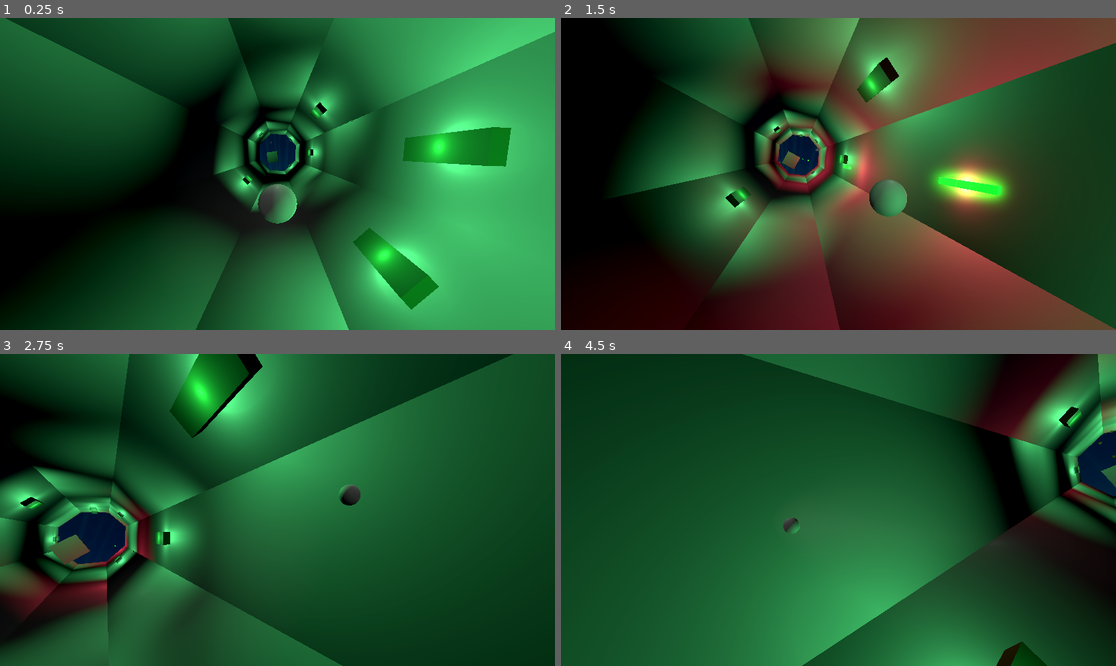
Above: before the commit, frames 1-4 (two rows, left to right).
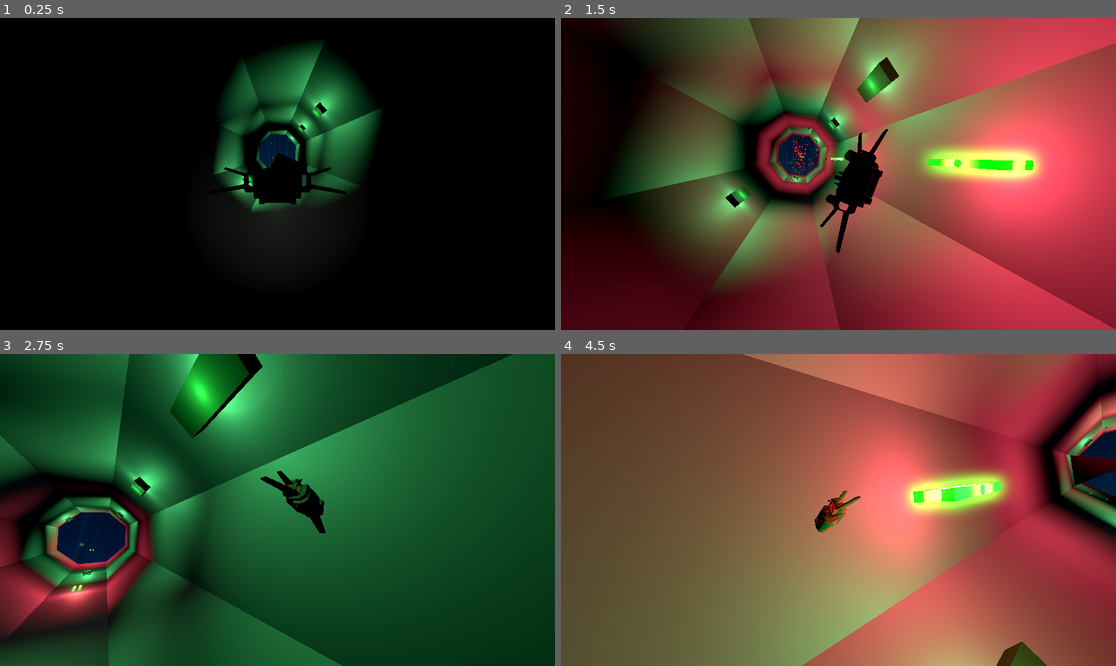
Above: after the commit, the same moments.

Repository: ilyaev/godot-tunnel-wave
Game: Godot game, scene res://world.tscn
Two runs of this game, one before a commit and one after it. Both use one fixed random seed, a clock stepped at 60 frames per second and the inputs below.
Inputs:
- Up to frame 1 (0.25 s): no input
- Up to frame 2 (1.5 s): tap Enter (ui_accept) at 0.5, 0.6, 0.77, 1.07, 1.35 s; hold Right (ui_right) 0.53-1.28 s; hold Down (ui_down) from 1.28 s (still down)
- Up to frame 3 (2.75 s): tap Enter (ui_accept) at 1.52, 1.82, 2.1 s; release Down (ui_down) at 2.03 s; hold Right (ui_right) from 2.03 s (still down)
- Up to frame 4 (4.5 s): release Right (ui_right) at 2.78 s; hold Up (ui_up) 2.78-3.53 s; tap Enter (ui_accept) at 2.85, 3.02, 3.32, 3.6, 3.77, 4.07, 4.35 s; hold Left (ui_left) from 3.53 s (still down)

The runs differ from the first frame. In frame 1, 78% of the frame differs, in the area x 0-100%, y 0-100%; in frame 2, 87%; in frame 3, 22%; in frame 4, 99%.

Commit message:
feat: player ship model and movements

Diff:
--- a/enemies/enemies.gd
+++ b/enemies/enemies.gd
@@ -6,8 +6,8 @@
 
 var enemy = preload("res://enemies/enemy.tscn")
 
-func n21(vector2):
-	return GlobalNoise.n21(vector2)
+func n21(x, y):
+	return GlobalNoise.r21(x, y)
 
 func _process(delta):
 	for i in  range(get_child_count()):
@@ -16,7 +16,7 @@
 			mesh.queue_free()
 		else:
 			var pos = Vector3(0,0,0)
-			var n = n21(Vector2(mesh.y/5., 2.145))
+			var n = n21(mesh.y/5., 2.145)
 
 			pos.z = -mesh.y * size * spacing
 			pos.x = n*2.
@@ -25,7 +25,7 @@
 			mesh.set_position(pos)
 
 func spawn(index):
-	var n = n21(Vector2(index, 1.2))
+	var n = n21(index, 1.2)
 	if n > .5:
 		var mesh = enemy.instantiate()
 		mesh.x = 0
--- a/enemies/enemy.tscn
+++ b/enemies/enemy.tscn
@@ -1,8 +1,19 @@
-[gd_scene load_steps=6 format=3 uid="uid://dh5mi1163x3vv"]
+[gd_scene load_steps=9 format=3 uid="uid://dh5mi1163x3vv"]
 
 [ext_resource type="Script" path="res://enemies/enemy.gd" id="1_y1bgo"]
 
+[sub_resource type="FastNoiseLite" id="FastNoiseLite_2mfga"]
+fractal_octaves = 6
+
+[sub_resource type="NoiseTexture2D" id="NoiseTexture2D_jh5c3"]
+noise = SubResource("FastNoiseLite_2mfga")
+
+[sub_resource type="StandardMaterial3D" id="StandardMaterial3D_bddx0"]
+heightmap_enabled = true
+heightmap_texture = SubResource("NoiseTexture2D_jh5c3")
+
 [sub_resource type="PrismMesh" id="PrismMesh_an13s"]
+material = SubResource("StandardMaterial3D_bddx0")
 size = Vector3(0.3, 0.3, 0.3)
 
 [sub_resource type="SphereShape3D" id="SphereShape3D_2ajiw"]
--- a/globals/noise.gd
+++ b/globals/noise.gd
@@ -1,16 +1,24 @@
 extends Node
 
 var noise
+var random_noise
 var seed
 
 func _ready():
 	seed = randf() * 345
+
 	noise = FastNoiseLite.new()
-	noise.seed = seed
-	noise.frequency = 2.3
-	noise.fractal_octaves = 6
-	noise.fractal_gain = 1;
+	noise.seed = seed * 2
+
+	random_noise = FastNoiseLite.new()
+	random_noise.seed = seed
+	random_noise.frequency = 2.3
+	random_noise.fractal_octaves = 6
+	random_noise.fractal_gain = 1;
 
 
-func n21(vector2):
-	return noise.get_noise_2d(vector2.x, vector2.y) * 3.
+func n21(x, y):
+	return noise.get_noise_2d(x,y)
+
+func r21(x, y):
+	return random_noise.get_noise_2d(x, y)
--- a/player/bullets/bullet.gd
+++ b/player/bullets/bullet.gd
@@ -20,7 +20,8 @@
 		queue_free()
 
 func init(pos):
-	position.x = pos.x + .01
-	position.y = pos.y - .01
-	position.z = -1.7
+	position = pos
+	# position.x = pos.x + 2.01
+	# position.y = pos.y - 2.01
+	# position.z = -1.7
 	a = -1.
--- a/player/bullets/bullet.tscn
+++ b/player/bullets/bullet.tscn
@@ -12,7 +12,7 @@
 
 [sub_resource type="BoxMesh" id="BoxMesh_xiemg"]
 material = SubResource("StandardMaterial3D_kj8cc")
-size = Vector3(0.1, 0.1, 1)
+size = Vector3(0.08, 0.08, 1)
 
 [node name="bullet" type="Node3D"]
 script = ExtResource("1_fhb7q")
--- a/player/player.tscn
+++ b/player/player.tscn
@@ -1,12 +1,20 @@
-[gd_scene load_steps=3 format=3 uid="uid://d352utt1qgoo"]
+[gd_scene load_steps=4 format=3 uid="uid://d352utt1qgoo"]
 
-[ext_resource type="PackedScene" uid="uid://ctqrqn7gqc673" path="res://player/ship.tscn" id="1_1wuo8"]
+[ext_resource type="PackedScene" uid="uid://dq2fom8mf0rya" path="res://player/ship.tscn" id="1_1wuo8"]
 [ext_resource type="Script" path="res://player/camera.gd" id="2_lx5tk"]
+
+[sub_resource type="BoxMesh" id="BoxMesh_i6riu"]
 
 [node name="head" type="Node3D"]
 
 [node name="ship" parent="." instance=ExtResource("1_1wuo8")]
 
+[node name="bullet_place" type="MeshInstance3D" parent="ship"]
+transform = Transform3D(0.01, 0, 0, 0, 0.01, 0, 0, 0, 0.5, 0.10291, 0.0786722, 0.0398332)
+visible = false
+mesh = SubResource("BoxMesh_i6riu")
+skeleton = NodePath("../..")
+
 [node name="camera" type="Camera3D" parent="."]
 transform = Transform3D(1, 0, 0, 0, 0.991167, 0.13262, 0, -0.13262, 0.991167, 0, 0.0912637, 0.106739)
 script = ExtResource("2_lx5tk")
--- a/player/ship.gd
+++ b/player/ship.gd
@@ -28,6 +28,7 @@
 @onready var ray3 = $mesh/ray3
 @onready var ray4 = $mesh/ray4
 @onready var ray5 = $mesh/ray5
+@onready var bullet_point = $bullet_place
 
 func _ready():
 	pass # Replace with function body.
@@ -94,11 +95,20 @@
 
 	camera.look(position)
 
+	rotate_y(delta * PI/4)
+
+	basis = Basis().rotated(Vector3.FORWARD, PI*posVelocity.x*3).rotated(Vector3.RIGHT, PI*posVelocity.y*3)
+
 	if Input.is_action_just_pressed("ui_accept"):
 		var b = bullet.instantiate()
-		b.init(position)
+		b.init(position + bullet_point.position + Vector3(0,0,-0.5))
 		b.connect("bullet_hit", bullet_hit_func)
-		add_child(b)
+		get_parent().add_child(b)
+
+		var b2 = bullet.instantiate()
+		b2.init(position + bullet_point.position * Vector3(-1, 1, 1) + Vector3(0,0,-0.5))
+		b2.connect("bullet_hit", bullet_hit_func)
+		get_parent().add_child(b2)
 
 func bullet_hit_func(pos : Vector3, ray : RayCast3D):
 	var particle = ray.get_collider().get_parent()
--- a/player/ship.tscn
+++ b/player/ship.tscn
@@ -1,6 +1,7 @@
-[gd_scene load_steps=4 format=3 uid="uid://ctqrqn7gqc673"]
+[gd_scene load_steps=5 format=3 uid="uid://dq2fom8mf0rya"]
 
 [ext_resource type="Script" path="res://player/ship.gd" id="1_bbk5x"]
+[ext_resource type="PackedScene" uid="uid://bqe1t0cvsw5m1" path="res://player/ship_model.tscn" id="3_y4nt0"]
 
 [sub_resource type="SphereMesh" id="SphereMesh_akt6a"]
 
@@ -8,11 +9,11 @@
 radius = 0.067
 
 [node name="ship" type="Node3D"]
-transform = Transform3D(1, 0, 0, 0, 1, 0, 0, 0, 1, 0, -0.255699, 0)
+transform = Transform3D(1, 0, 0, 0, 1, 0, 0, 0, 1, 2.08165e-12, -0.256, -0.7)
 script = ExtResource("1_bbk5x")
 
 [node name="mesh" type="MeshInstance3D" parent="."]
-transform = Transform3D(0.1, 0, 0, 0, 0.1, 0, 0, 0, 0.1, 0, 0, -0.406316)
+transform = Transform3D(0.1, 0, 0, 0, 0.1, 0, 0, 0, 0.1, 2.08165e-12, 2.08165e-12, 2.08165e-12)
 mesh = SubResource("SphereMesh_akt6a")
 
 [node name="ray" type="RayCast3D" parent="mesh"]
@@ -48,7 +49,7 @@
 shape = SubResource("SphereShape3D_cpvxp")
 
 [node name="SpotLight3D" type="SpotLight3D" parent="."]
-transform = Transform3D(1, 0, 0, 0, 0.964401, 0.264445, 0, -0.264445, 0.964401, 0, 0.113297, -0.144763)
+transform = Transform3D(1, 0, 0, 0, 0.964401, 0.264445, 0, -0.264445, 0.964401, 0, 0.160613, -0.0628381)
 light_color = Color(0.956863, 1, 0.952941, 1)
 light_energy = 1.725
 light_indirect_energy = 6.12
@@ -59,4 +60,7 @@
 spot_angle = 35.7366
 spot_angle_attenuation = 39.3966
 
+[node name="ship_model" parent="." instance=ExtResource("3_y4nt0")]
+transform = Transform3D(0.05, 0, 0, 0, 0.05, 0, 0, 0, 0.05, 0, 0, 0)
+
 [connection signal="body_entered" from="mesh/Area3D" to="." method="_on_area_3d_body_entered"]
--- /dev/null
+++ b/player/ship_model.tscn
@@ -0,0 +1,13 @@
+[gd_scene load_steps=4 format=3 uid="uid://bqe1t0cvsw5m1"]
+
+[ext_resource type="PackedScene" uid="uid://bxjkpaixb41di" path="res://assets/Spaceship_FinnTheFrog.glb" id="1_er11p"]
+[ext_resource type="Texture2D" uid="uid://cc8t20ebmqidj" path="res://assets/Atlas.png" id="2_vwhn0"]
+
+[sub_resource type="StandardMaterial3D" id="StandardMaterial3D_dbm1u"]
+shading_mode = 2
+albedo_texture = ExtResource("2_vwhn0")
+
+[node name="ship_model" instance=ExtResource("1_er11p")]
+
+[node name="Spaceship_FinnTheFrog2" parent="." index="0"]
+material_override = SubResource("StandardMaterial3D_dbm1u")
--- a/project.godot
+++ b/project.godot
@@ -30,6 +30,10 @@
 window/size/viewport_width=2304
 window/size/viewport_height=1296
 
+[filesystem]
+
+import/fbx/enabled=false
+
 [layer_names]
 
 3d_physics/layer_1="ship"
--- a/tunnel/obstacles/obstacles.gd
+++ b/tunnel/obstacles/obstacles.gd
@@ -8,8 +8,8 @@
 var piewall = preload("res://tunnel/obstacles/piewall/piewall.tscn")
 
 
-func n21(vector2):
-	return GlobalNoise.n21(vector2)
+func n21(x, y):
+	return GlobalNoise.r21(x, y) * 2.
 
 func _process(_delta):
 	for i in range(get_child_count()):
@@ -28,11 +28,11 @@
 		spawn(loop.y, density, R, length)
 
 func spawn(index, density, radius, height):
-	var n = n21(Vector2(index*22., 44.322))
-	if n > .1:
-		if n > .6:
-			spawn_floater(index, density, radius, height)
-		else:
+	var n = n21(index*22., 44.322)
+	if n > .2:
+		# if n > .6:
+		# 	spawn_floater(index, density, radius, height)
+		# else:
 			spawn_piewall(index, density, radius, height)
 
 func spawn_floater(index, density, radius, height):
@@ -56,6 +56,9 @@
 	obs.height = height
 	obs.fill.clear()
 	for f in obs.density:
-		obs.fill.append(roundi(randf()))
+		if n21(index, f) > .2:
+			obs.fill.append(1)
+		else:
+			obs.fill.append(0)
 	obs.set_position(Vector3(0, 0, -index * length_base + length_base / 2.))
 	add_child(obs)
--- a/tunnel/obstacles/piewall/piewall.gd
+++ b/tunnel/obstacles/piewall/piewall.gd
@@ -8,6 +8,10 @@
 var mat = StandardMaterial3D.new()
 var scale_vector = Vector3(1, 1, 1)
 var floating = false
+var T = 0
+var cur_pos = Vector2(0,0)
+var next_pos = Vector2(0,0)
+var is_rotating = false
 
 var pie = preload("res://tunnel/obstacles/piewall/pie.tscn")
 var shader_code : Shader = preload("res://tunnel/obstacles/piewall/pie.gdshader")
@@ -19,13 +23,17 @@
 	var uv_split = false
 	var opening = 0.
 
+	is_rotating = false
+	if abs(GlobalNoise.r21(y, 43)) > .17:
+		is_rotating = true
+
 	# if density < 7:
 	# 	uv_scale = randi_range(1, 3)
 
 	if uv_scale == 1 && randf() > .7:
 		uv_split = true
 
-	# if randf() > .5:
+	# if randf() > .5 && floating:
 	# 	opening = randf()
 
 	for i in density:
@@ -43,14 +51,10 @@
 			pi.opening = opening
 			add_child(pi)
 
-	if floating:
-		var next_pos = get_next_random_position(0)
-		set_position(Vector3(next_pos.x, next_pos.y, position.z))
-
-
 
 func get_next_random_position(index):
-	return Vector2(randf() * 3 - 1.5, randf() * 3 - 1.5)
+	var n = GlobalNoise.r21(index, 234)
+	return Vector2(n * 3, fposmod(n*323.22, 1.) * 3)
 
 
 
@@ -59,6 +63,18 @@
 	mat.set_shader(shader_code)
 
 func _process(delta):
+	T += delta
+	if is_rotating:
+		rotate_z(delta * (PI/3 * (GlobalNoise.r21(y, 34)*2) - PI/6) * sin(T*2.5))
+
 	if floating:
 		rotate_z(delta * PI/4)
+
+		cur_pos = get_next_random_position(floor(T))
+		next_pos = get_next_random_position(floor(T) + 1)
+
+		var progress = fposmod(T, 1.)
+
+		set_position(Vector3(lerpf(cur_pos.x, next_pos.x, progress), lerpf(cur_pos.y, next_pos.y, progress), position.z))
+
 	pass
--- a/tunnel/rocks/rock.gdshader
+++ b/tunnel/rocks/rock.gdshader
@@ -20,8 +20,11 @@
 	float n = n21(vec2(x,y));
 	vec2 uv = fract(UV * vec2(3.,2.));
 
+	float yWave = clamp(sin(y/2. + TIME*6.), 0., 1.);
+
 	ALBEDO = pow(1.9 / length(vertex_position + vec3(0.0,0.0, 4. + sin(TIME) * 3.)), 2.2) * vec3(0.9, 0.3, 0.1);
 	ALBEDO += max(vec3(0.), 31.2 / pow(length(uv - .5), 2.2) * vec3(.9, .3, .1) * step(.9, n) * sin(TIME + y + x + n * 3.));
+	ALBEDO += (4.2 / pow(length(uv - .5), 1.2) * vec3(.9, .3, .1)) * yWave;
 
 	ALPHA = 1. - smoothstep(-16., -18., vertex_position.z);
 }
--- a/tunnel/rocks/rocks.gd
+++ b/tunnel/rocks/rocks.gd
@@ -14,12 +14,12 @@
 func _ready():
 	create_mesh()
 
-func n21(vector2):
-	return GlobalNoise.n21(vector2)
+func n21(x, y):
+	return GlobalNoise.n21(x, y) * 1.3
 
 
 func get_radius(y, t):
-	return base_radius + (abs(n21(Vector2(y, t)) * .5) - .25);
+	return base_radius + abs(n21(y, t) * 3.5)
 
 func step(edge,value):
 	return 1.0 - max(sign(edge-value),0.0)
@@ -28,18 +28,17 @@
 	T += delta
 	for i in range(get_child_count()):
 		var mesh = get_child(i)
-		var n = n21(Vector2(mesh.y/15., 12.345))
+		var n = n21(mesh.y/10., 12.345)
 		var radius = base_radius
 
-		if abs(n) > 0.6:
-			radius = lerpf(get_radius(mesh.y, floor(T)), get_radius(mesh.y, ceilf(T)),  fposmod(T, 1.))
+		if abs(n) > 0.3:
+			radius = lerpf(get_radius(mesh.y, floor(T+n*3)*10), get_radius(mesh.y, ceilf(T+n*3)*10),  fposmod(T+n*3, 1.))
 
 		var pos = Vector3(0,0,0)
 
-		var rotatingN = n
-
 		var angle = a_step * mesh.x + mesh.y*(2 * n)
 
+		var rotatingN = GlobalNoise.r21(mesh.y, 44.33) * 3
 		angle += sin(T + rotatingN * 5.) * step(.7, rotatingN) * (PI + PI/8*rotatingN)
 
 		pos.x = sin(angle) * radius
@@ -56,7 +55,7 @@
 			mesh.y += 1
 			mesh.set_instance_shader_parameter('y', float(mesh.y))
 			var major_episode = floor(mesh.y / GameConfig.MAJOR_TUBE_EPISODE_SIZE)
-			var major_noise = n21(Vector2(major_episode, GlobalNoise.seed * 3))
+			var major_noise = n21(major_episode, GlobalNoise.seed * 3)
 			if major_noise > .5:
 				mesh.hide()
 			else:
--- a/tunnel/tube/tube.gd
+++ b/tunnel/tube/tube.gd
@@ -7,6 +7,7 @@
 var current = 0
 var episode_size = 0
 var _seed = 0
+var curr_episode = 0
 
 var section_scene = preload("res://tunnel/tube/tubesection.tscn")
 
@@ -20,16 +21,24 @@
 
 func _process(delta):
 	T += delta
+	# rotate_z(delta * PI*n21(curr_episode, 343))
 
 
-func n21(vector2):
-	return GlobalNoise.noise.get_noise_2d(vector2.x, vector2.y) + .5
+func n21(x, y):
+	return GlobalNoise.r21(x, y) + .5
 
 func get_density(z):
 	var episode = floor(z / episode_size)
-	return clamp(floor(2 + (GameConfig.MAX_TUBE_SECTIONS - 1) * n21(Vector2(episode + 0.0, _seed))), 3, GameConfig.MAX_TUBE_SECTIONS)
+	return clamp(floor(2 + (GameConfig.MAX_TUBE_SECTIONS - 1) * n21(episode + 0.0, _seed)), 3, GameConfig.MAX_TUBE_SECTIONS)
+
+func get_episode_rotation(z):
+	var episode = floor(z / episode_size)
+	return 2*PI * GlobalNoise.n21(episode, 34.) * 2 - PI
+
 
 func set_z(z):
+	var episode = floor(z / episode_size)
+	curr_episode = episode
 	var p = floorf(z/length)
 	if (p - current) > 0:
 		current = p
@@ -58,9 +67,9 @@
 		var a = 2*PI/section_density
 		var x = sin(a * section.x)*radius
 		var y = cos(a * section.x)*radius
-		section.position = Vector3(x,y,-section.y * length)
+		section.position = Vector3(x, y, -section.y * length)
 
-		var _basis = Basis().scaled(Vector3(2*radius*tan(PI/section_density),1.,length))
+		var _basis = Basis().scaled(Vector3(2*radius*tan(PI/section_density), 1., length))
 		section.basis = _basis.rotated(Vector3.FORWARD, a * section.x)
 
 		section.density = section_density
@@ -68,17 +77,17 @@
 	if !section.get_parent():
 		add_child(section)
 
-	if GlobalNoise.noise.get_noise_2d(section.y, section.x) > 0.25:
+	if abs(GlobalNoise.random_noise.get_noise_2d(section.y, section.x)) > 0.35:
 		section.light.show()
 	else:
 		section.light.hide()
 
 	var major_episode = floor(section.y / GameConfig.MAJOR_TUBE_EPISODE_SIZE)
-	var major_noise = n21(Vector2(major_episode, GlobalNoise.seed * 3))
-	if major_noise > .5:
+	var major_noise = n21(major_episode, GlobalNoise.seed * 3)
+	if major_noise < .6 || major_episode == 0:
+		section.show()
+	else:
 		section.hide()
-	else:
-		section.show()
 
 
 func create_mesh():
--- a/tunnel/tunnel.gd
+++ b/tunnel/tunnel.gd
@@ -14,8 +14,8 @@
 @onready var rocks = $rocks
 
 
-func n21(vector2):
-	return GlobalNoise.n21(vector2)
+func n21(x, y):
+	return GlobalNoise.r21(x, y)
 
 func _ready():
 	obstacles.size = size
Binary file added: assets/Atlas.png
Not shown, added: assets/Atlas.png.import
Binary file added: assets/Spaceship_FinnTheFrog.glb
Not shown, added: assets/Spaceship_FinnTheFrog.glb.import
